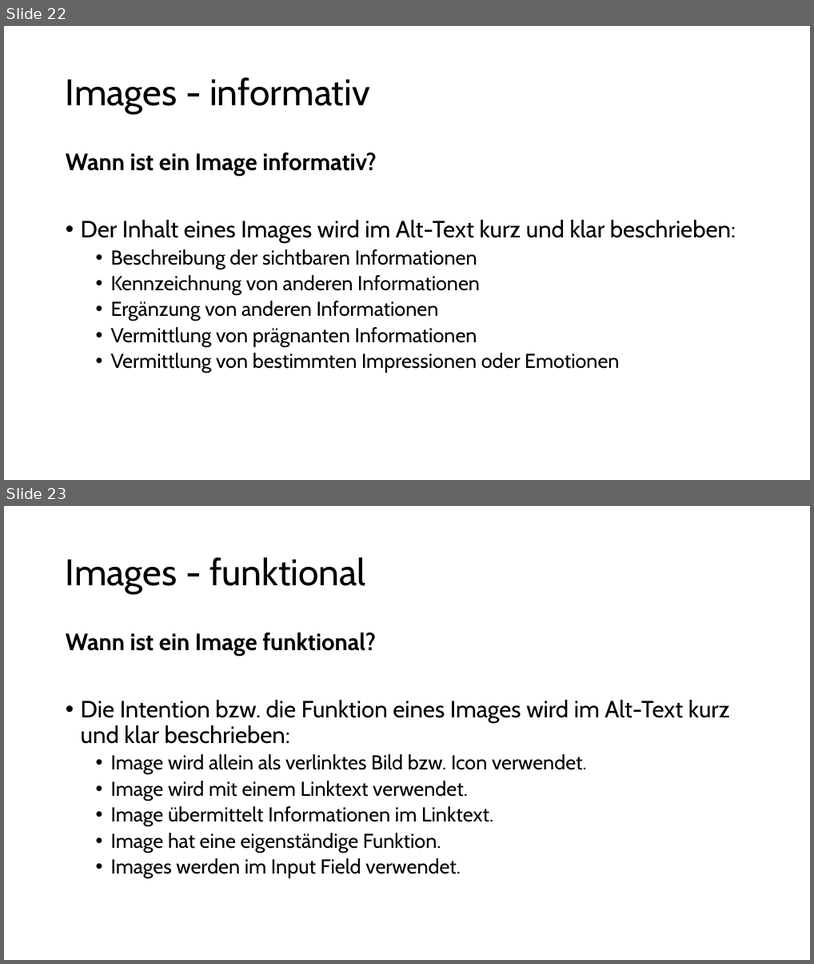
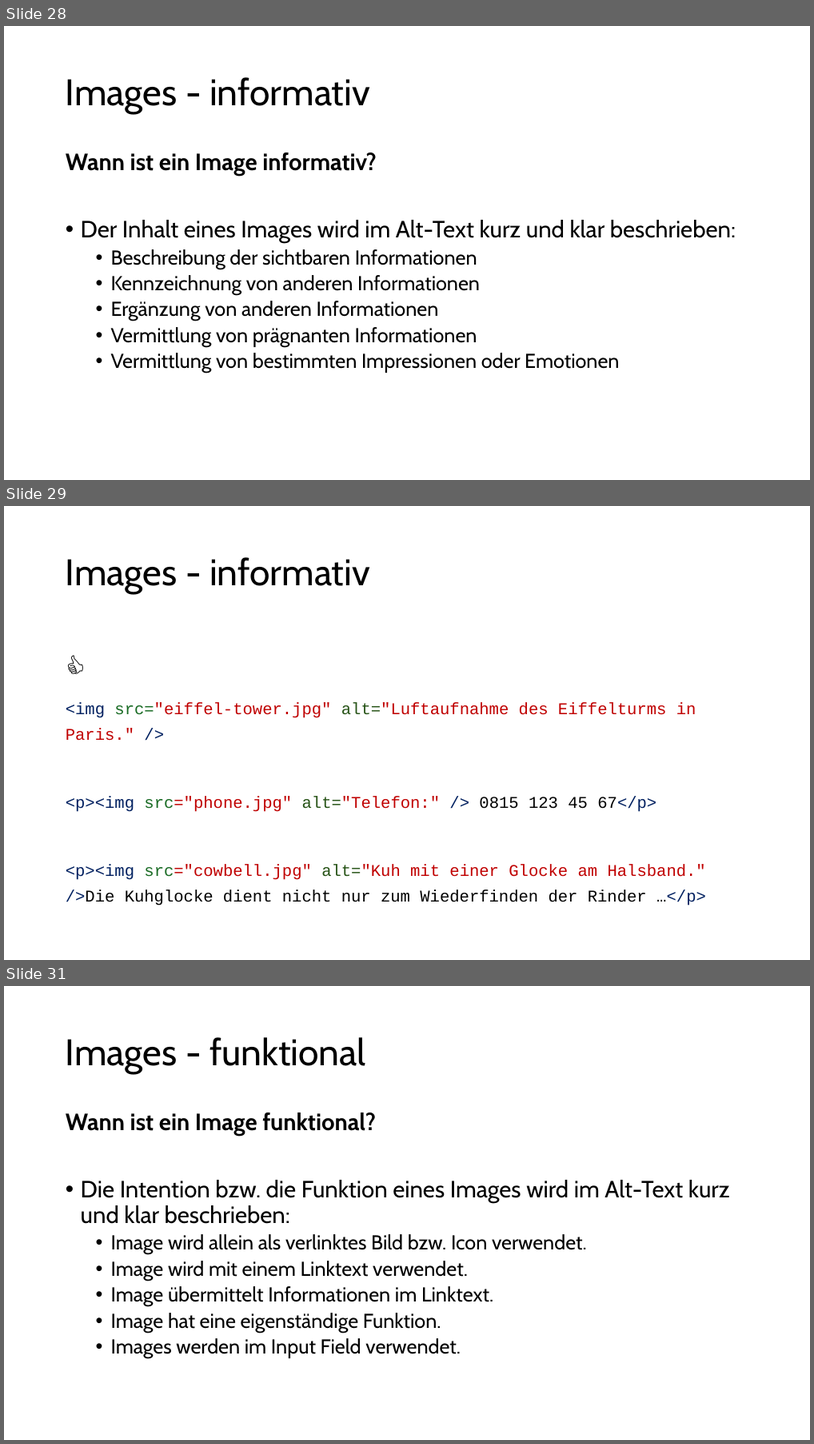
Before and after one commit to aykut-rocks/web-frontend-accessibility-training, a slide deck: Web-Frontend-Accessibility-03.pptx. Shown one above the other, each under a label of ours: slides 22 and 23 before the commit, slides 28, 29 and 31 after it; the slides between them are not shown. The pictures are 814x964 and 814x1444 pixels, drawn with LibreOffice and Linux fonts; fonts in the diff are those of the drawing. Boxes give left, top, right and bottom in pixels: in the first picture for what was removed or moved away, otherwise in the second. Text is boxed around its words. In the diff, an @@ line names an element or a change of style, - is before the commit and + after.

```diff
--- a/Web-Frontend-Accessibility-03.pptx
+++ b/Web-Frontend-Accessibility-03.pptx
@@ slide 29 added at (x1=4, y1=506, x2=810, y2=960), background #FFFFFF @@
@@ title added at (x1=66, y1=557, x2=370, y2=594), 44 pt, text #000000 @@
+Images - informativ
@@ text added at (x1=66, y1=703, x2=706, y2=905), 19.6 pt, text #C00000 @@
+👍
+<img src="eiffel-tower.jpg" alt="Luftaufnahme des Eiffelturms in Paris." />
+<p><img src="phone.jpg" alt="Telefon:" /> 0815 123 45 67</p>
+<p><img src="cowbell.jpg" alt="Kuh mit einer Glocke am Halsband." />Die Kuhglocke dient nicht nur zum Wiederfinden der Rinder …</p>
@@ what was slide 22 is now slide 28 @@
@@ what was slide 23 is now slide 31 @@
```
Also in this commit, not shown: 8 slides changed, 12 other slides added.
